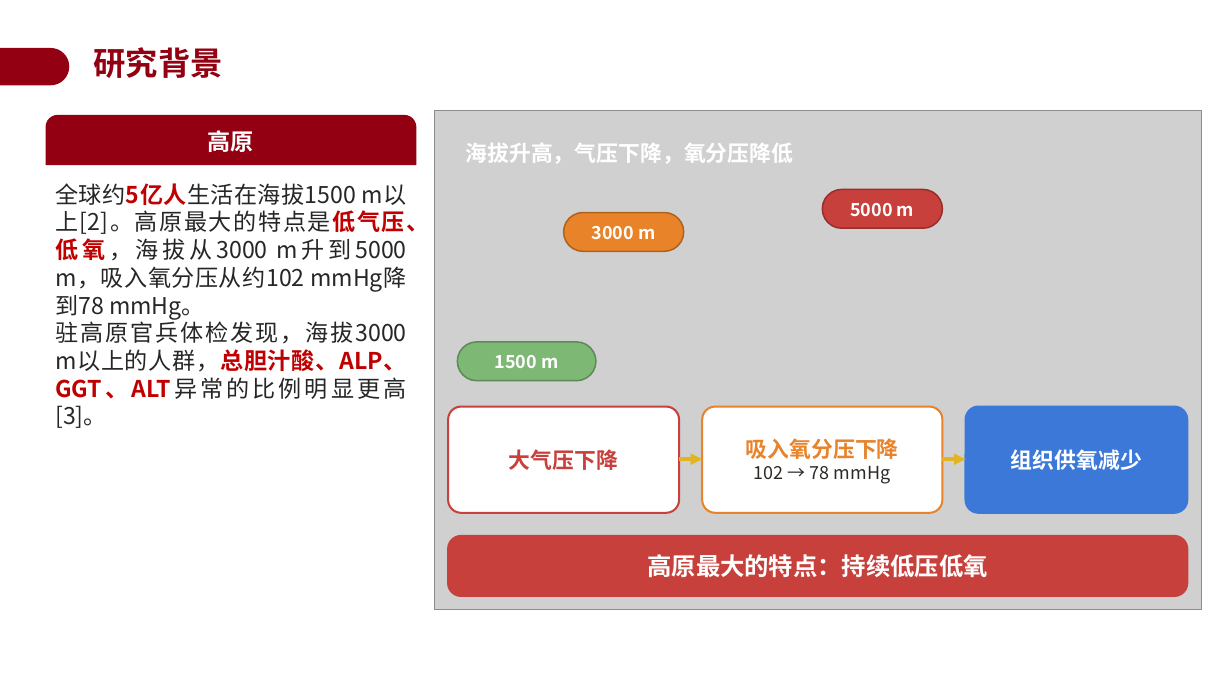
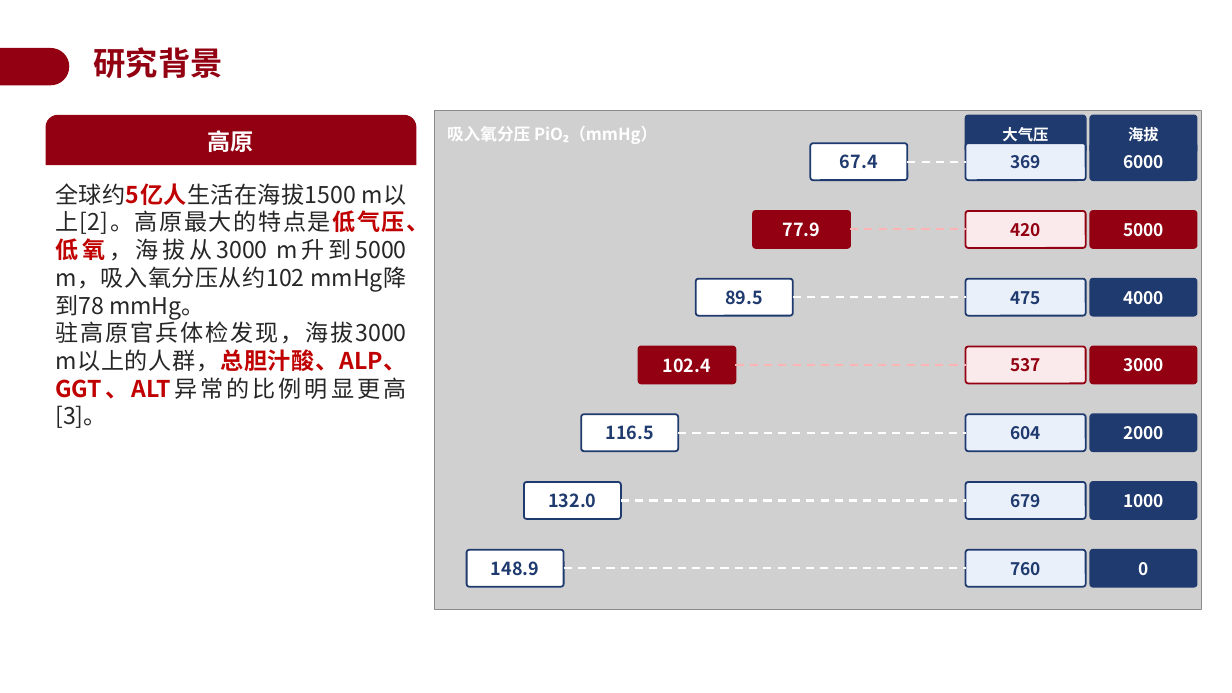
Before and after one commit to a854589274-afk/1, a slide deck: slide 4 of 开题答辩PPT_BSEP高原低压低氧.pptx. Drawn at 1232x693 pixels with LibreOffice and Linux fonts; fonts in the diff are those of the drawing; grey boxes stand for pictures; background and template pictures are left out. Boxes give left, top, right and bottom in pixels: in the first picture for what was removed or moved away, otherwise in the second. Text is boxed around its words. In the diff, an @@ line names an element or a change of style, - is before the commit and + after.

```diff
--- a/开题答辩PPT_BSEP高原低压低氧.pptx
+++ b/开题答辩PPT_BSEP高原低压低氧.pptx
@@ rounded rectangle "大气压": place and size @@
-rounded rectangle "大气压" at <box>448,407,679,513</box>
+rounded rectangle "大气压" at <box>966,116,1086,152</box>
@@ rounded rectangle "大气压" at <box>966,116,1086,152</box>: fill #FFFFFF to #1F3A6E; outline #C7403B 1.6 pt to #1F3A6E 1.4 pt; proportions changed @@
@@ text in rounded rectangle at <box>1002,127,1048,142</box>: text changed; size 17 to 12 pt; text colour #C7403B to #FFFFFF @@
-大气压下降
+大气压
@@ group added at <box>447,116,1197,587</box>: 20 rounded rectangles, 7 lines, 1 text @@
+海拔
+吸入氧分压 PiO₂（mmHg）
+148.9
+760
+0
+132.0
+679
+1000
+116.5
+604
+2000
+102.4
+537
+89.5
+475
+4000
+77.9
+420
+67.4
+369
+6000
@@ rounded rectangle "5000": place and size @@
-rounded rectangle "5000" at <box>823,189,943,228</box>
+rounded rectangle "5000" at <box>1091,211,1197,248</box>
@@ rounded rectangle "5000" at <box>1091,211,1197,248</box>: fill #C7403B to #920011; outline #95302C 1.2 pt to #920011 1.4 pt; proportions changed @@
@@ text in rounded rectangle at <box>1123,223,1164,237</box>: text changed; size 14 to 13.5 pt @@
-5000 m
+5000
@@ rounded rectangle "3000": place and size @@
-rounded rectangle "3000" at <box>564,213,684,251</box>
+rounded rectangle "3000" at <box>1091,347,1197,384</box>
@@ rounded rectangle "3000" at <box>1091,347,1197,384</box>: fill #E8832A to #920011; outline #AE6220 1.2 pt to #920011 1.4 pt; proportions changed @@
@@ text in rounded rectangle at <box>1123,358,1164,372</box>: text changed; size 14 to 13.5 pt @@
-3000 m
+3000
@@ group removed at <box>448,143,1188,596</box>: 4 rounded rectangles, 2 arrows, 1 text @@
-1500 m
-海拔升高，气压下降，氧分压降低
-吸入氧分压下降
-102 → 78 mmHg
-组织供氧减少
-高原最大的特点：持续低压低氧
```
Also in this commit, not shown: 3 other slides changed, 1 slide added.
